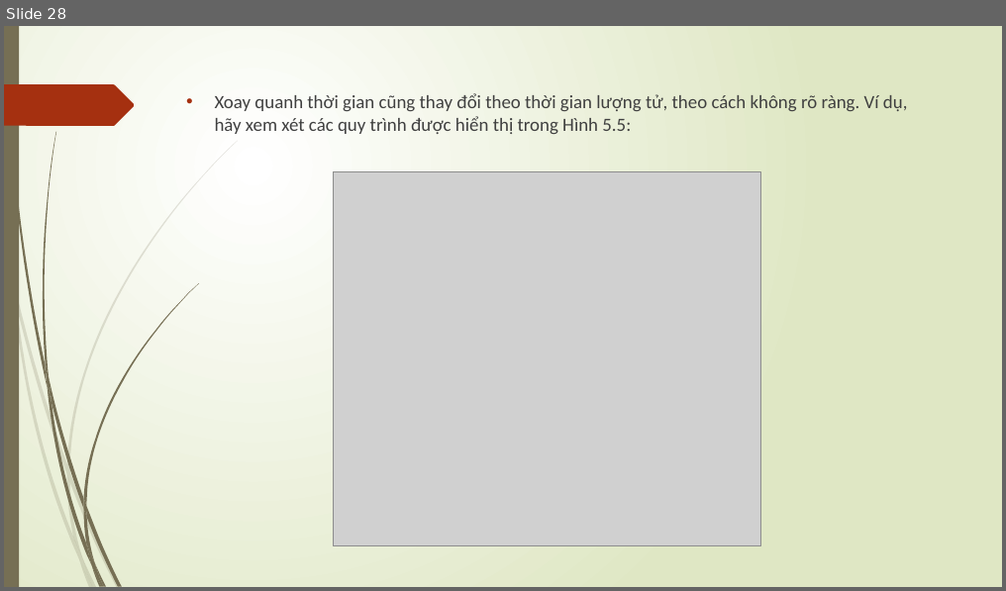
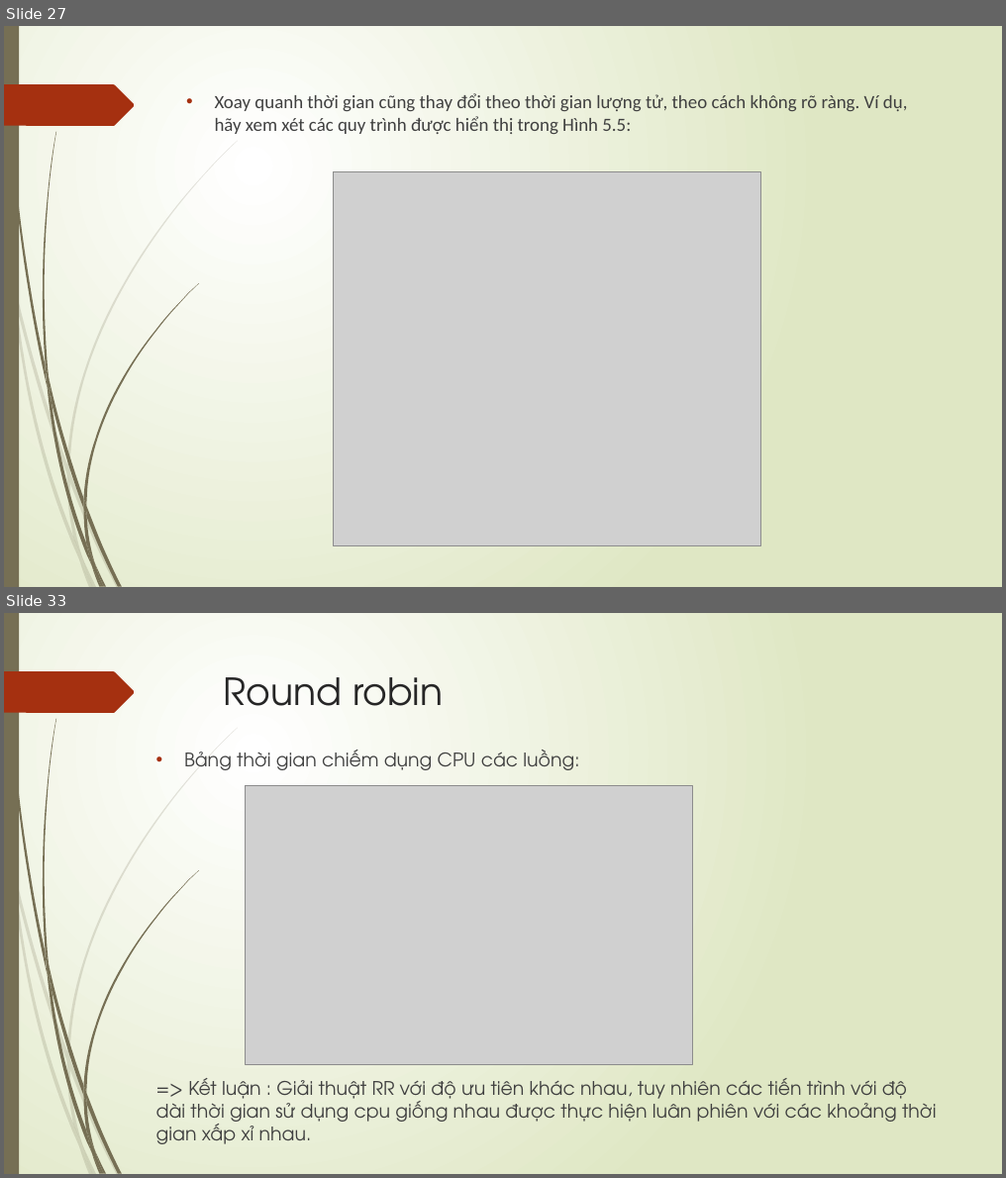
Before and after one commit to darkmagician148/operating_system, a slide deck: Scheduling-linux.pptx. Shown one above the other, each under a label of ours: slide 28 before the commit, slides 27 and 33 after it; the slides between them are not shown. The pictures are 1006x591 and 1006x1178 pixels, drawn with LibreOffice and Linux fonts; fonts in the diff are those of the drawing; grey boxes stand for pictures. Boxes give left, top, right and bottom in pixels: in the first picture for what was removed or moved away, otherwise in the second. Text is boxed around its words. In the diff, an @@ line names an element or a change of style, - is before the commit and + after.

```diff
--- a/Scheduling-linux.pptx
+++ b/Scheduling-linux.pptx
@@ slide 33 added at box(4, 613, 1002, 1174), background gradient #FFFFFF to #DFE8C4; not listed: 24 template elements that a slide beside it also shows @@
@@ title added at box(224, 677, 443, 706), 36 pt, text #262626 @@
+Round robin
@@ text added at box(156, 750, 936, 1145), 18 pt, text #404040 @@
+• Bảng thời gian chiếm dụng CPU các luồng:
+=> Kết luận : Giải thuật RR với độ ưu tiên khác nhau, tuy nhiên các tiến trình với độ dài thời gian sử dụng cpu giống nhau được thực hiện luân phiên với các khoảng thời gian xấp xỉ nhau.
@@ picture added at box(245, 786, 692, 1065) @@
@@ what was slide 28 is now slide 27 @@
```
Also in this commit, not shown: 8 slides changed, 8 other slides added, 3 slides removed.
